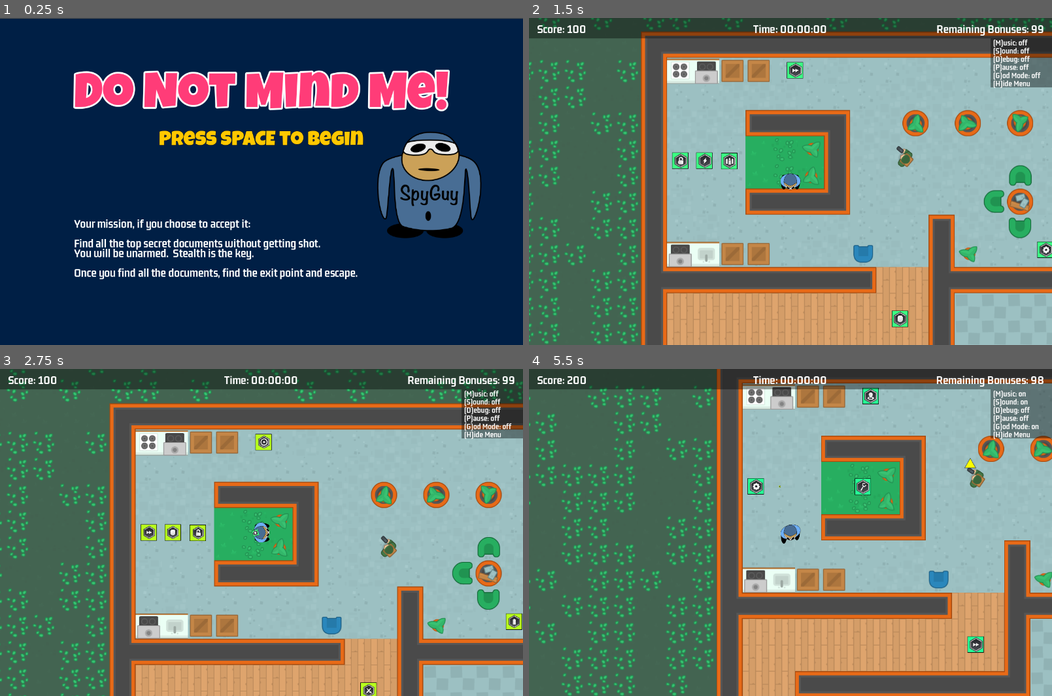
Above: before the commit, frames 1-4 (two rows, left to right).
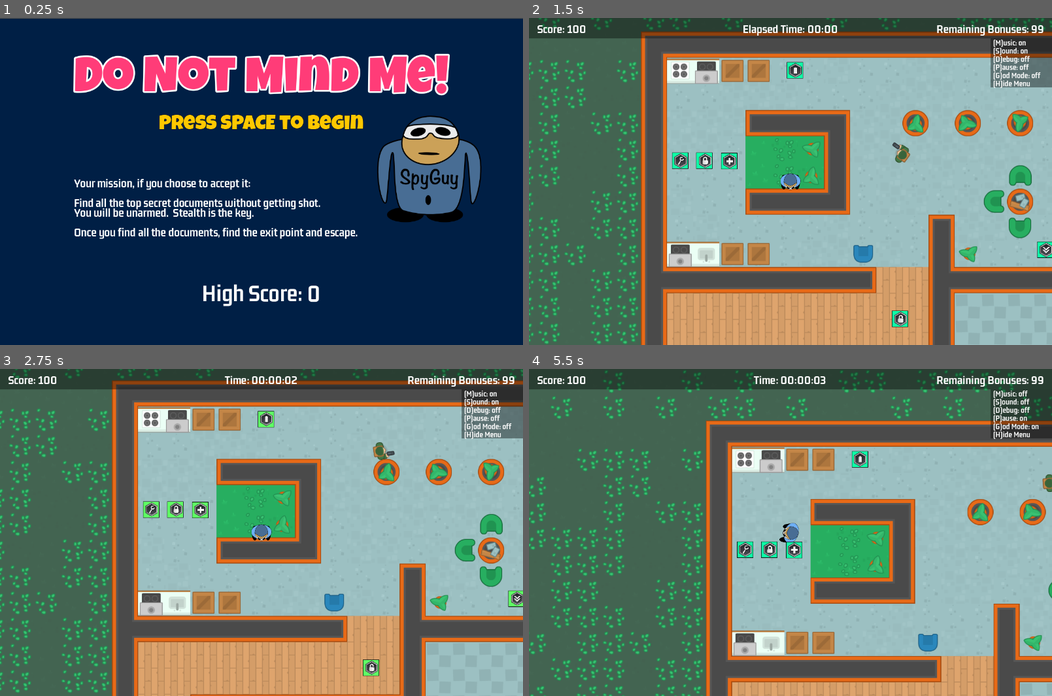
Above: after the commit, the same moments.

Repository: JerryHobby/Do-Not-Mind-Me
Game: Godot game, scene res://Scenes/main.tscn
Two runs of this game, one before a commit and one after it. Both use one fixed random seed, a clock stepped at 60 frames per second and the inputs below. Sound files missing from this copy of the repository are replaced by a short silence.
Inputs (mouse positions are in pixels of both pictures, inside the frame that each line leads up to):
- Up to frame 1 (0.25 s): no input
- Up to frame 2 (1.5 s): tap Space (fire) at 0.5, 0.6 s; move the mouse to (905, 165) at 0.52 s; hold Right (right) 0.53-1.28 s; tap M (music) at 0.8, 1.35 s; move the mouse to (685, 197) at 1.27 s; hold Down (down) from 1.28 s (still down)
- Up to frame 3 (2.75 s): tap S (sound) at 1.55, 2.1 s; move the mouse to (313, 460) at 2.02 s; release Down (down) at 2.03 s; hold Right (right) from 2.03 s (still down); tap Space (fire) at 2.3 s
- Up to frame 4 (5.5 s): move the mouse to (764, 597) at 2.77 s; release Right (right) at 2.78 s; hold Up (up) 2.78-3.53 s; tap G (God Mode) at 2.85 s; tap M (music) at 3.05, 4.35, 5.3 s; move the mouse to (947, 581) at 3.52 s; hold Left (left) 3.53-5.03 s; tap Space (fire) at 3.6, 4.55 s; tap S (sound) at 3.8 s; tap P (pause) at 4.15 s; move the mouse to (633, 483) at 4.27 s; move the mouse to (816, 532) at 5.02 s; press the mouse at (816, 532) at 5.03 s; hold Down (down) from 5.03 s (still down)

The runs differ from the first frame. In frame 1, 20% of the frame differs, in the area x 14-93%, y 10-89%; in frame 2, 1.1%; in frame 3, 42%; in frame 4, 54%, in the area x 0-100%, y 0-100%.

Commit message:
bug fixes

Diff:
--- a/Scenes/Enemies/npc.gd
+++ b/Scenes/Enemies/npc.gd
@@ -93,6 +93,13 @@
 func set_nav_to_player() -> void:
 	nav_agent.target_position = _player_ref.global_position
 
+	#if nav_agent.distance_to_target() < 50:
+		#if GameManager.get_god_mode() == false:
+			#SignalManager.on_player_died.emit()
+
+	if nav_agent.distance_to_target() < 100:
+		nav_agent.target_position = global_position
+
 
 func alert(new_state) -> void:
 
@@ -113,7 +120,6 @@
 
 
 func update_movement() -> void:
-
 	line_2d.default_color = BEAM_COLOR[_state]
 	match _state:
 		ENEMY_STATE.PATROLLING:
@@ -139,7 +145,6 @@
 
 
 func set_state(new_state:ENEMY_STATE) -> void:
-
 	if new_state == _state:
 		return
 
--- a/Scenes/game_over_ui.gd
+++ b/Scenes/game_over_ui.gd
@@ -2,6 +2,7 @@
 @onready var score_label = $MarginContainer/VBoxContainer/ScoreLabel
 @onready var time_label = $MarginContainer/VBoxContainer/TimeLabel
 @onready var game_over = $MarginContainer/VBoxContainer/GameOver
+@onready var high_score_label = $MarginContainer/VBoxContainer/HighScoreLabel
 
 var _winner:bool = false
 var _elapsed_time:float = 0
@@ -19,6 +20,12 @@
 
 	score_label.text = "SCORE: %s" % ScoreManager.get_score()
 	time_label.text = "TIME: %s" % seconds_to_string()
+	high_score_label.text = "High Score: %s" % ScoreManager.get_high_score()
+
+	if ScoreManager.used_cheats():
+		var x = ScoreManager.used_cheats()
+		score_label.text += " (Using Cheats)"
+
 	if _winner:
 		game_over.text = "You beat the game!"
 	else:
--- a/Scenes/game_over_ui.tscn
+++ b/Scenes/game_over_ui.tscn
@@ -71,14 +71,10 @@
 horizontal_alignment = 1
 vertical_alignment = 1
 
-[node name="Spacer" type="Label" parent="MarginContainer/VBoxContainer"]
+[node name="Spacer" type="ColorRect" parent="MarginContainer/VBoxContainer"]
+custom_minimum_size = Vector2(2.08165e-12, 60)
 layout_mode = 2
-text = "
-
-"
-label_settings = SubResource("LabelSettings_5ivla")
-horizontal_alignment = 1
-vertical_alignment = 1
+color = Color(1, 1, 1, 0)
 
 [node name="ScoreLabel" type="Label" parent="MarginContainer/VBoxContainer"]
 layout_mode = 2
@@ -93,3 +89,15 @@
 label_settings = ExtResource("2_spoej")
 horizontal_alignment = 1
 vertical_alignment = 1
+
+[node name="Spacer2" type="ColorRect" parent="MarginContainer/VBoxContainer"]
+custom_minimum_size = Vector2(2.08165e-12, 60)
+layout_mode = 2
+color = Color(1, 1, 1, 0)
+
+[node name="HighScoreLabel" type="Label" parent="MarginContainer/VBoxContainer"]
+layout_mode = 2
+text = "Time Taken: 0000 seconds"
+label_settings = ExtResource("2_spoej")
+horizontal_alignment = 1
+vertical_alignment = 1
--- a/Scenes/level_map.gd
+++ b/Scenes/level_map.gd
@@ -19,6 +19,7 @@
 	SignalManager.on_level_complete.connect(on_level_complete)
 	SignalManager.on_player_died.connect(on_player_died)
 
+	GameManager.set_god_mode(false)
 	_pickups = get_tree().get_nodes_in_group(GameManager.GROUP_PICKUP).size()
 	ScoreManager.reset()
 
@@ -29,8 +30,10 @@
 func _process(_delta):
 	get_input()
 	if GameManager.get_pause() == false:
+		var old_elapsed_time = int(elapsed_time)
 		elapsed_time += _delta
-		SignalManager.on_elapsed_time.emit(elapsed_time)
+		if int(elapsed_time) > old_elapsed_time:
+			SignalManager.on_elapsed_time.emit(elapsed_time)
 
 
 func get_input() -> void:
@@ -54,8 +57,13 @@
 		GameManager.set_help(!GameManager.get_help())
 
 	if Input.is_action_just_pressed("fire"):
+		if game_over_screen.visible == true:
+			GameManager.set_pause(false)
+			get_tree().change_scene_to_packed(GameManager.LEVEL_SCENE)
+
+	if Input.is_action_just_pressed("quit"):
 		GameManager.set_pause(false)
-		get_tree().change_scene_to_packed(GameManager.LEVEL_SCENE)
+		get_tree().change_scene_to_packed(GameManager.MAIN_SCENE)
 
 
 func on_pickup():
@@ -100,6 +108,8 @@
 
 
 func on_player_died() -> void:
+	if GameManager.get_god_mode():
+		return
 	GameManager.set_pause(true)
 	#await get_tree().create_timer(1).timeout
 	game_over_screen.show()
--- a/Scenes/main.gd
+++ b/Scenes/main.gd
@@ -1,8 +1,10 @@
 extends Node2D
+@onready var high_score = $CanvasLayer/VBoxContainer/HighScore
 
 
 # Called when the node enters the scene tree for the first time.
 func _ready():
+	high_score.text = "High Score: %s" % ScoreManager.get_high_score()
 	pass # Replace with function body.
 
 
--- a/Scenes/main.tscn
+++ b/Scenes/main.tscn
@@ -1,9 +1,10 @@
-[gd_scene load_steps=8 format=3 uid="uid://bn3ppmboiooc3"]
+[gd_scene load_steps=9 format=3 uid="uid://bn3ppmboiooc3"]
 
 [ext_resource type="Script" path="res://Scenes/main.gd" id="1_vj2eh"]
 [ext_resource type="FontFile" uid="uid://b2dascen23qld" path="res://assets/fonts/LuckiestGuy-Regular.ttf" id="2_re366"]
 [ext_resource type="FontFile" uid="uid://cs8whudopcgc" path="res://assets/fonts/gemunu-libre-v8-latin-700.ttf" id="3_2cwkm"]
 [ext_resource type="Texture2D" uid="uid://j86bl84pce5m" path="res://assets/images/spyguy.png" id="3_acvt1"]
+[ext_resource type="LabelSettings" uid="uid://0khn8vhdmffy" path="res://Scenes/scoreboard.tres" id="5_o3wum"]
 
 [sub_resource type="LabelSettings" id="LabelSettings_4i4q0"]
 font = ExtResource("2_re366")
@@ -72,7 +73,7 @@
 vertical_alignment = 1
 
 [node name="Spacer" type="ColorRect" parent="CanvasLayer/VBoxContainer"]
-custom_minimum_size = Vector2(2.08165e-12, 120)
+custom_minimum_size = Vector2(2.08165e-12, 60)
 layout_mode = 2
 color = Color(1, 1, 1, 0)
 
@@ -94,3 +95,15 @@
 Once you find all the documents, find the exit point and escape."
 label_settings = SubResource("LabelSettings_qsbex")
 autowrap_mode = 3
+
+[node name="Spacer2" type="ColorRect" parent="CanvasLayer/VBoxContainer"]
+custom_minimum_size = Vector2(2.08165e-12, 60)
+layout_mode = 2
+color = Color(1, 1, 1, 0)
+
+[node name="HighScore" type="Label" parent="CanvasLayer/VBoxContainer"]
+layout_mode = 2
+text = "high score"
+label_settings = ExtResource("5_o3wum")
+horizontal_alignment = 1
+vertical_alignment = 1
--- /dev/null
+++ b/Singletons/DataStorage.gd
@@ -0,0 +1,46 @@
+extends Node
+
+const DATA_PATH:String = "user://scores.json"
+
+var _data = {
+	"high_score": 0
+}
+
+func _ready():
+	load_data()
+
+
+func load_data() -> bool:
+	var file = FileAccess.open(DATA_PATH, FileAccess.READ)
+	if !file:
+		return false
+	_data = JSON.parse_string(file.get_as_text())
+
+	if _data == null:
+		reset_high_score()
+
+	return true
+
+
+func get_high_score() -> int:
+	return _data["high_score"]
+
+
+func reset_high_score() -> void:
+	_data = {
+		"high_score": 0
+	}
+	var file = FileAccess.open(DATA_PATH, FileAccess.WRITE)
+	file.store_string(JSON.stringify(_data))
+	file.close()
+	ScoreManager.set_high_score()
+
+
+func save_data():
+	_data = {
+		"high_score": ScoreManager.get_high_score()
+	}
+
+	var file = FileAccess.open(DATA_PATH, FileAccess.WRITE)
+	file.store_string(JSON.stringify(_data))
+	file.close()
--- a/Singletons/GameManager.gd
+++ b/Singletons/GameManager.gd
@@ -29,8 +29,8 @@
 const TEST_MODE:bool = false
 
 var _debug:bool = false
-var _music:bool = false
-var _sound:bool = false
+var _music:bool = true
+var _sound:bool = true
 var _god_mode:bool = false
 var _pause:bool = false
 var _help:bool = true
--- a/Singletons/ScoreManager.gd
+++ b/Singletons/ScoreManager.gd
@@ -1,24 +1,29 @@
 extends Node
 
-var _score = 0
+var _score:int = 0
+var _high_score:int = 0
 
 const BONUS:int = 100
 const LEVEL_COMPLETE = 5000
 const NPC_KILLED = 1000
 
+var _cheats_used:bool = false
+
+func _ready():
+	SignalManager.on_god_mode.connect(on_god_mode)
+	_high_score = DataStorage.get_high_score()
+
+
 func bonus() -> void:
-	_score += BONUS
-	SignalManager.on_score_updated.emit(_score)
+	add_to_score(BONUS)
 
 
 func level(current_level:int) -> void:
-	_score += current_level * LEVEL_COMPLETE
-	SignalManager.on_score_updated.emit(_score)
+	add_to_score(current_level * LEVEL_COMPLETE)
 
 
 func npc_died() -> void:
-	_score += NPC_KILLED
-	SignalManager.on_score_updated.emit(_score)
+	add_to_score(NPC_KILLED)
 
 
 func get_score() -> int:
@@ -27,4 +32,42 @@
 
 func reset() -> void:
 	_score = 0
+	_cheats_used = false
+	GameManager.set_god_mode(false)
 	SignalManager.on_score_updated.emit(_score)
+
+
+func on_god_mode():
+	if GameManager.get_god_mode() == true:
+		_cheats_used = true
+
+
+func add_to_score(score:int) -> void:
+	_score += score
+	set_high_score()
+
+	SignalManager.on_score_updated.emit(_score)
+
+
+func set_high_score() -> void:
+	if _score < _high_score or _cheats_used:
+		return
+
+	_high_score = _score
+	save_high_score()
+
+
+func save_high_score():
+	DataStorage.save_data()
+
+
+func used_cheats() -> bool:
+	return _cheats_used
+
+
+func get_high_score() -> int:
+	if _high_score > 0:
+		return _high_score
+
+	#### read from file
+	return DataStorage.get_high_score()
--- a/project.godot
+++ b/project.godot
@@ -20,6 +20,7 @@
 SignalManager="*res://Singletons/SignalManager.gd"
 SoundManager="*res://Singletons/SoundManager.gd"
 GameManager="*res://Singletons/GameManager.gd"
+DataStorage="*res://Singletons/DataStorage.gd"
 ScoreManager="*res://Singletons/ScoreManager.gd"
 
 [debug]
@@ -30,6 +31,7 @@
 
 window/size/viewport_width=1280
 window/size/viewport_height=800
+window/size/mode=2
 window/stretch/mode="viewport"
 
 [input]
